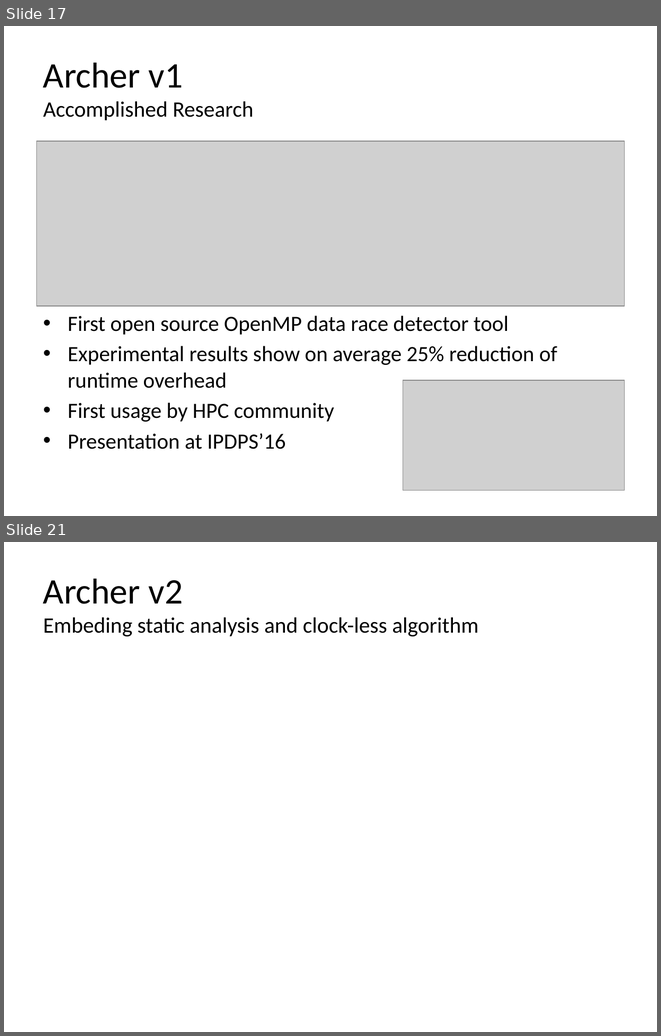
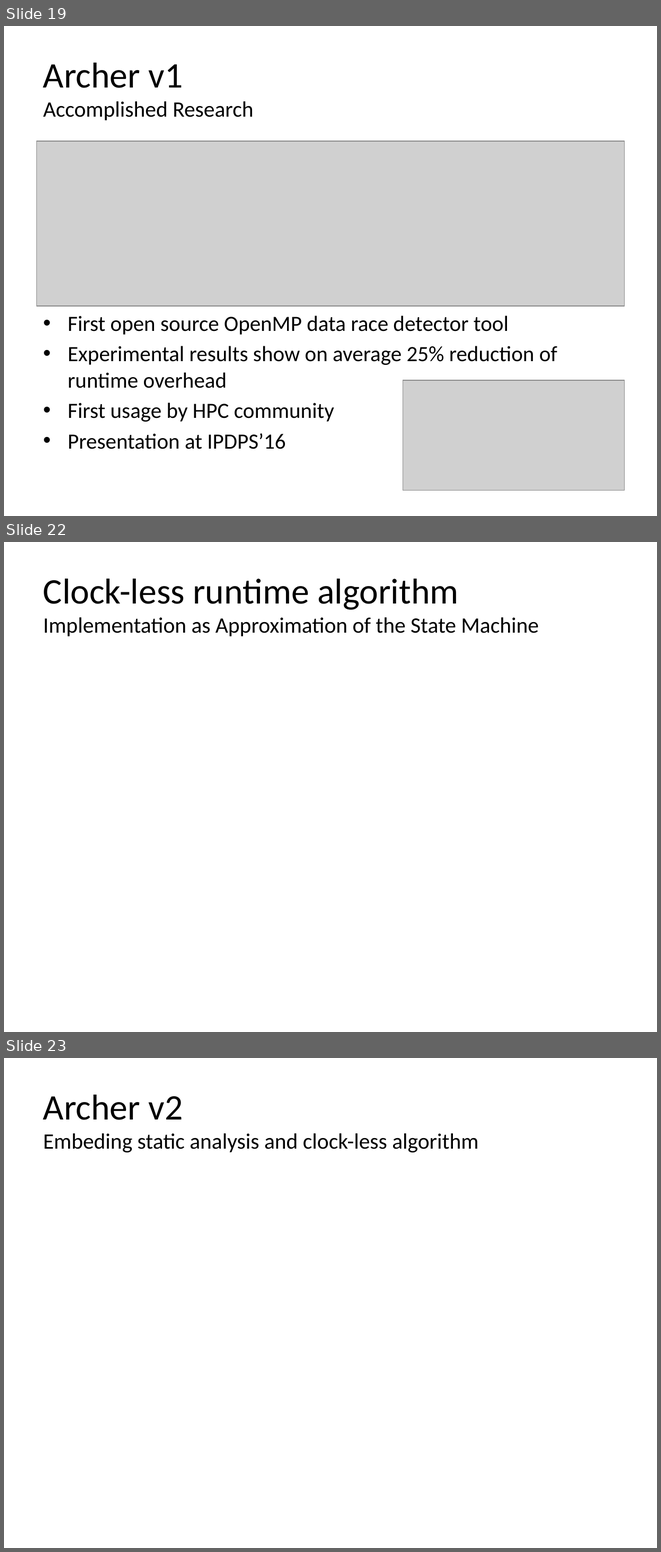
Before and after one commit to simoatze/oral_qualifier, a slide deck: presentation/presentation.pptx. Shown one above the other, each under a label of ours: slides 17 and 21 before the commit, slides 19, 22 and 23 after it; the slides between them are not shown. The pictures are 661x1036 and 661x1552 pixels, drawn with LibreOffice and Linux fonts; fonts in the diff are those of the drawing; grey boxes stand for pictures. Boxes give left, top, right and bottom in pixels: in the first picture for what was removed or moved away, otherwise in the second. Text is boxed around its words. In the diff, an @@ line names an element or a change of style, - is before the commit and + after.

```diff
--- a/presentation/presentation.pptx
+++ b/presentation/presentation.pptx
@@ slide 22 added at (4,542,657,1032), background #FFFFFF @@
@@ title added at (43,579,539,636), 24.3 pt, text #000000 @@
+Clock-less runtime algorithm
+Implementation as Approximation of the State Machine
@@ what was slide 17 is now slide 19 @@
@@ what was slide 21 is now slide 23 @@
```
Also in this commit, not shown: 2 slides changed, 1 other slide added, 1 other file.
